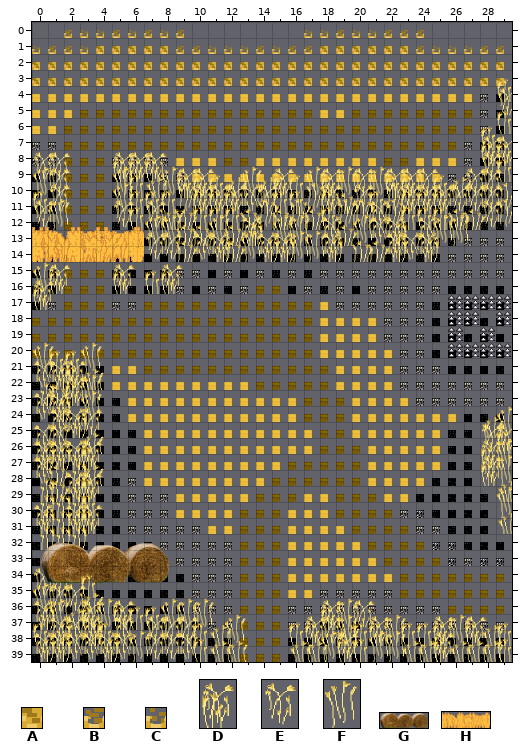
Level history. Tiled map: scripts/world/maps/chapter1/farm_world/farm7.tmx. That is the earlier state.
Cells are 40x40 px. Shown: x 0..29, y 0..39.
Key: from "farm_world": A 6, B 7, C 8; from "farm_world_extras": D 0 "dark_wheat1", E 2 "dark_wheat3", F 3 "dark_wheat4", G 6 "haybale2", H 14 "wheat_wall".
_ is an empty cell.
Objects are placed by their top-left corner, in cells (3,4 is the top-left corner of cell 3,4); size is 1x1 cell unless given.
Layers that did not change in this view are not listed.
Layer "Camada de Blocos 1" before, first column x 0:
0 __BCCBCBCB_______CCBCCBBB_____
1 CBBCAAAAABBCCCBCBBAAAAAABCCCBB
2 AAAAAAAAAAAAAAAAAAAAAAAAAAAAAA
3 AAAAAAAAAAAAAAAAAAAAAAAAAAAAAA
Objects on layer "objects_party" before:
H "wheat_wall" at 0,12.7 size 7x2.3
G "haybale2" at 0.6,32.6 size 8x2.5
Once edited:
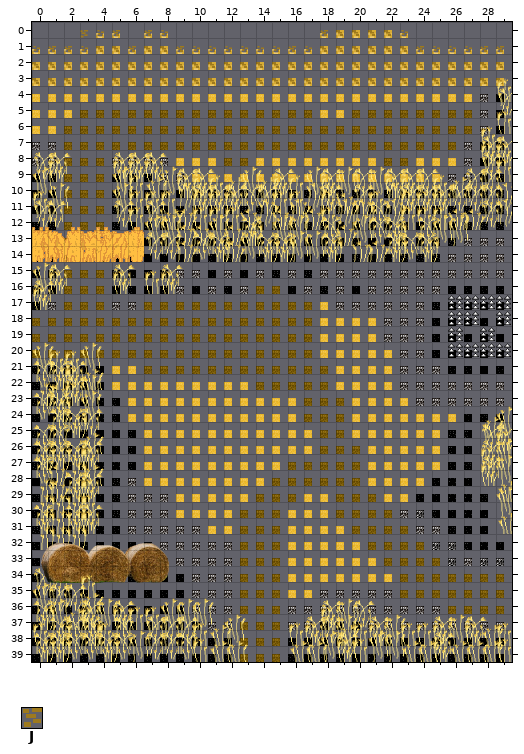
Further tiles: from "farm_world": J 9.
Commit: Fixed wheat wall cutscene... and a mysterious gate..?
Diff:
Changed rows in their new state; . is an unchanged cell.
Layer "Camada de Blocos 1":
first column x 2:
 0 _J.._.._......._BAAAAC_
 1 ....B...C...C..C.......
Layer "objects_party":
added: D "dark_wheat1" at 1,8 size 1.5x2
added: F "dark_wheat4" at 1,10 size 1.5x2
added: E "dark_wheat3" at 0.8,11 size 1.5x2
Layer "foreground wheat":
first column x 1:
 9 _
10 _
11 _
12 _
Pixel boxes of the changes (left, top, right, bottom) in both pictures:
changed: (64, 30, 88, 38)
changed: (128, 30, 136, 53)
changed: (176, 30, 200, 52)
changed: (304, 30, 424, 52)
changed: (256, 46, 264, 52)
changed: (46, 155, 71, 230)
